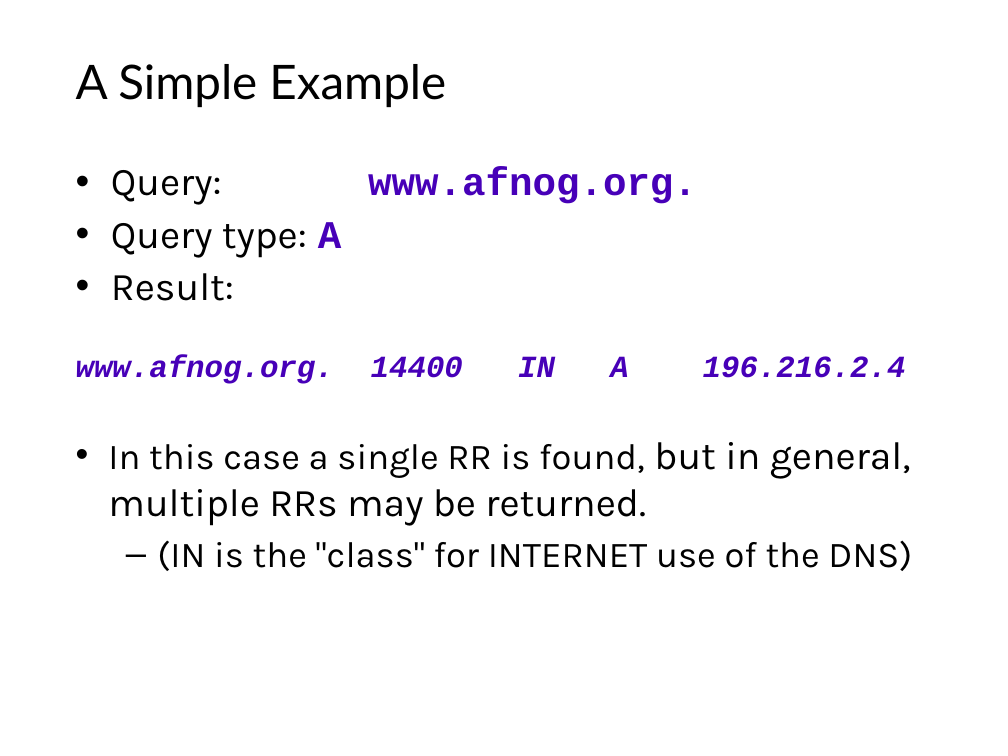
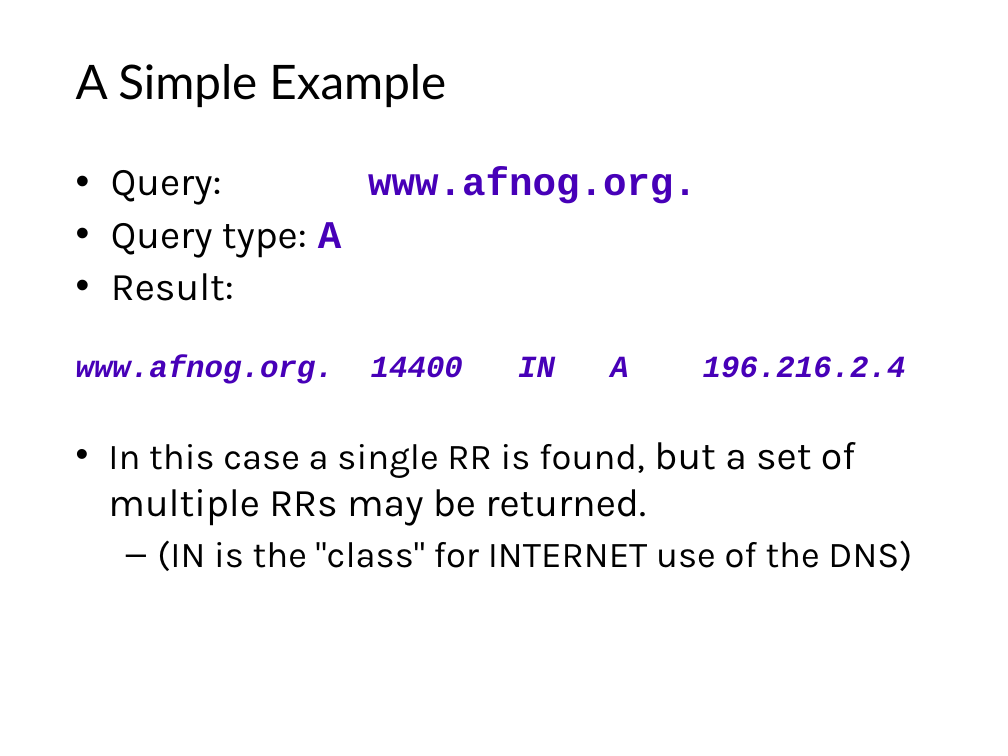
Before and after one commit to afnog/sse, a slide deck: slide 11 of dns/dns1-presentation.pptx. Drawn at 1008x756 pixels with LibreOffice and Linux fonts; fonts in the diff are those of the drawing; background and template pictures are left out. Boxes give left, top, right and bottom in pixels: in the first picture for what was removed or moved away, otherwise in the second. Text is boxed around its words. In the diff, an @@ line names an element or a change of style, - is before the commit and + after.

```diff
--- a/dns/dns1-presentation.pptx
+++ b/dns/dns1-presentation.pptx
@@ text at [108,442,856,526]: text changed @@
-• In this case a single RR is found, but in general, multiple RRs may be returned.
+• In this case a single RR is found, but a set of multiple RRs may be returned.
```
Also in this commit, not shown: 8 other slides changed, 4 other files.
